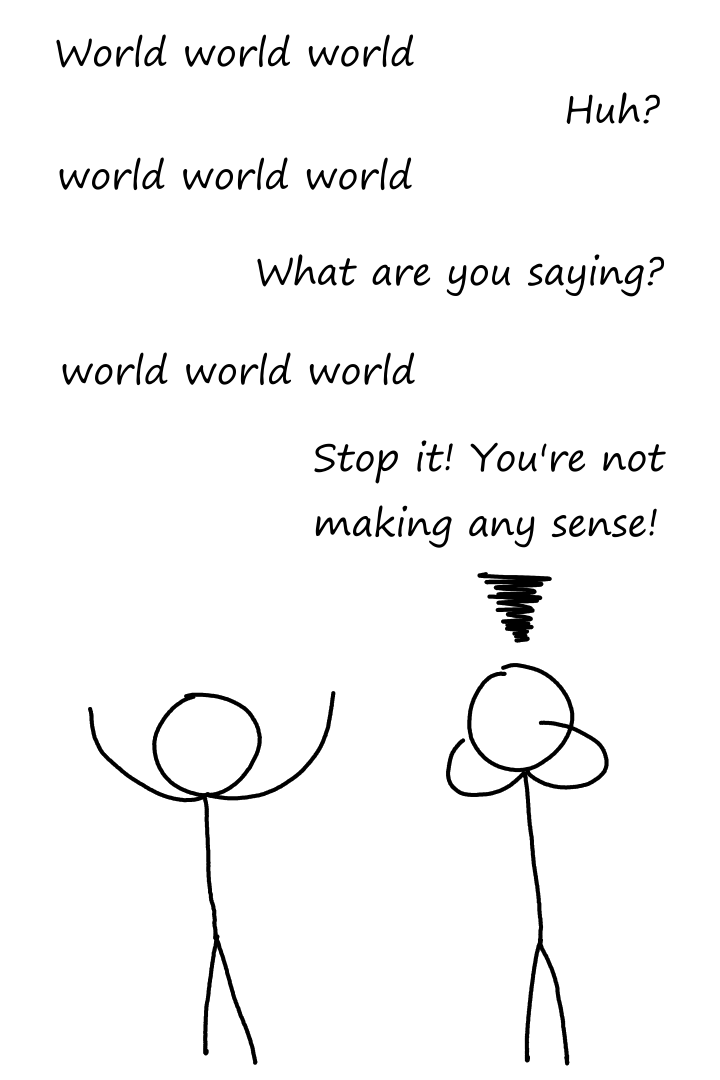
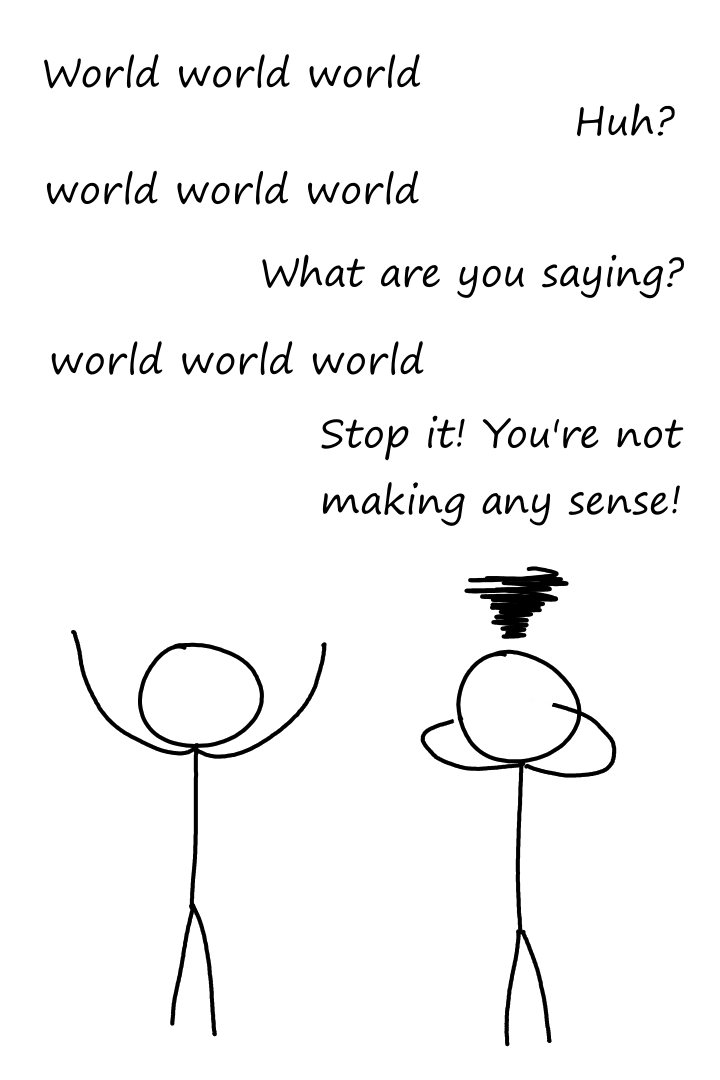
Layered file, before and after one edit (720px x 1080px). Changes by layer:
renamed "Person 2" to "Paint Layer 1", painted on it over [71, 512, 652, 1066]
removed layer "Person 1" over [73, 637, 336, 1065]
